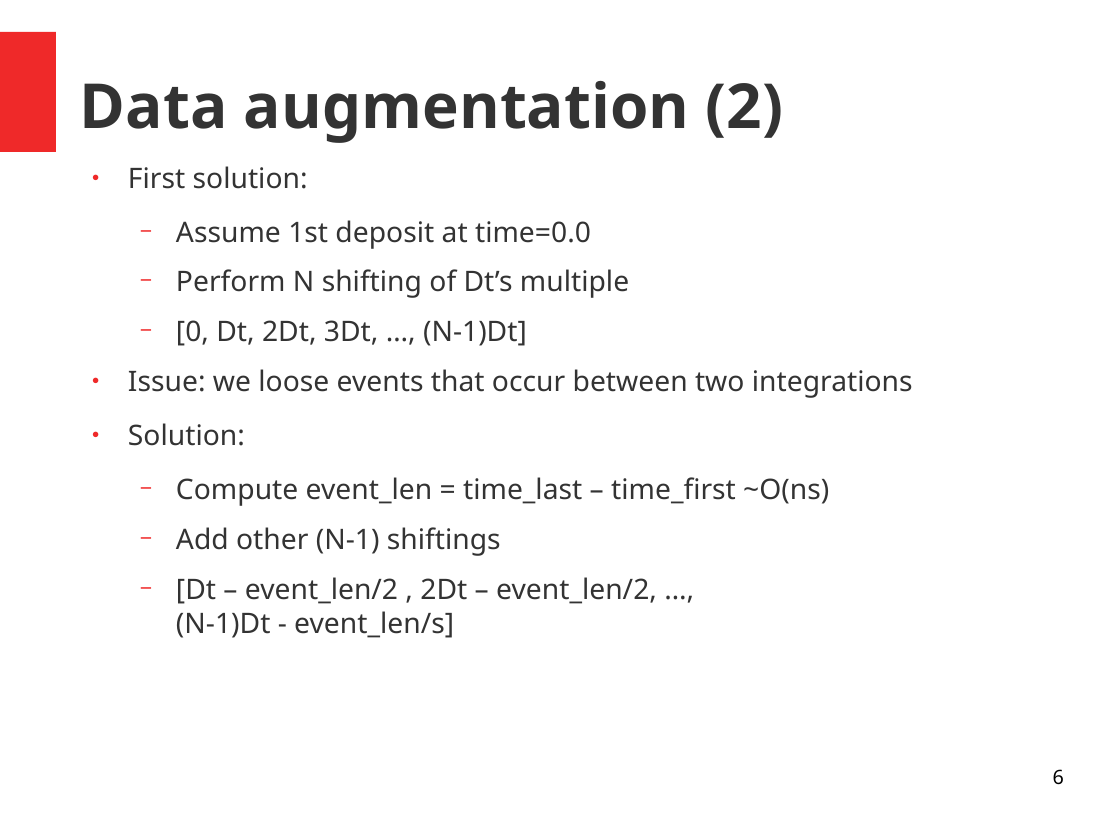
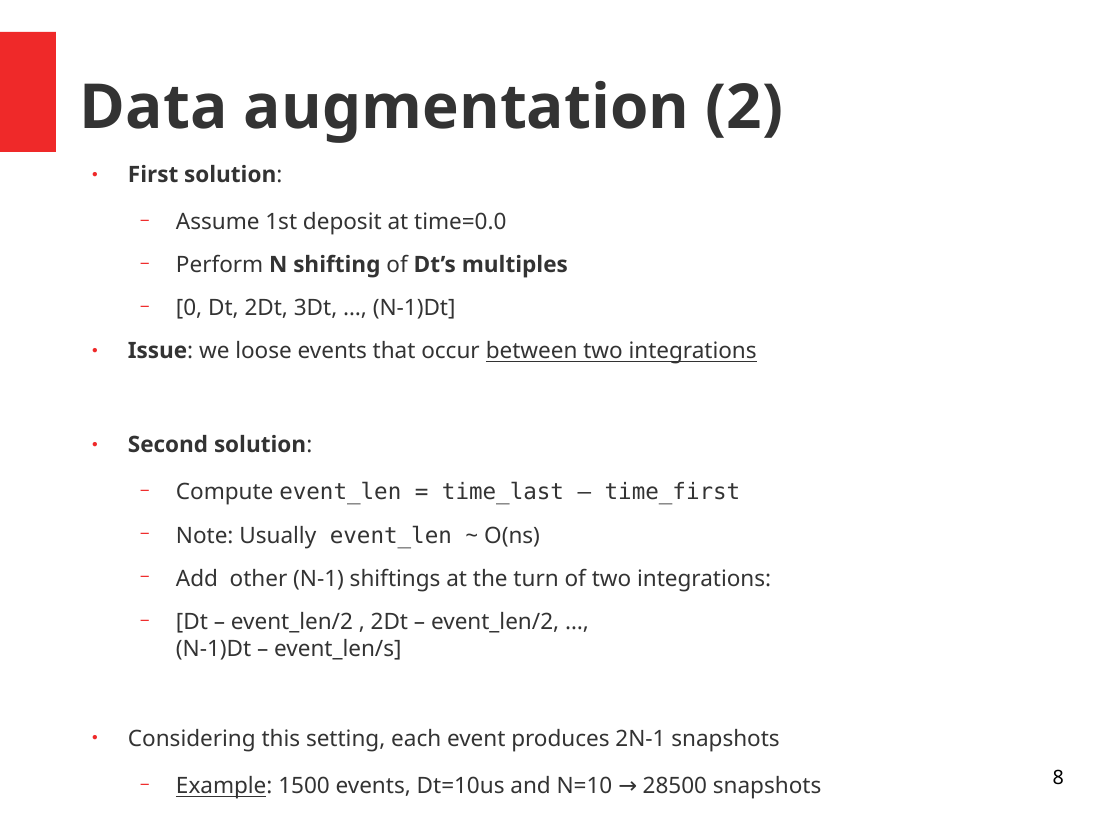
Before and after one commit to luigiberducci/ML4NP, a slide deck: slide 8 of Docs/meeting_ml4np_11mag2020.odp (slide 6 before the commit). Drawn at 1120x840 pixels with LibreOffice and Linux fonts; fonts in the diff are those of the drawing. Boxes give left, top, right and bottom in pixels: in the first picture for what was removed or moved away, otherwise in the second. Text is boxed around its words. In the diff, an @@ line names an element or a change of style, - is before the commit and + after.

```diff
--- a/Docs/meeting_ml4np_11mag2020.odp
+++ b/Docs/meeting_ml4np_11mag2020.odp
@@ text at bbox=[128, 165, 757, 364]: size 20 to 16 pt in "First solution:", "Assume 1st deposit at time=0.0", "[0, Dt, 2Dt, 3Dt, …, (N-1)Dt]", "Issue: we loose events that occur between ..."; bold on in "First solution:", "Issue:"; underline on in "between two integrations" @@
@@ text at bbox=[176, 254, 568, 278]: text changed; size 20 to 16 pt; bold on @@
-  − Perform N shifting of Dt’s multiple
+  − Perform N shifting of Dt’s multiples
@@ text at bbox=[128, 435, 821, 799]: text changed; size 20 to 16 pt @@
-● Solution:
-  − Compute event_len = time_last – time_first ~O(ns)
-  − Add other (N-1) shiftings
-  − [Dt – event_len/2 , 2Dt – event_len/2, …,
-    (N-1)Dt - event_len/s]
+● Second solution:
+  − Compute event_len = time_last – time_first
+  − Note: Usually event_len ~ O(ns)
+  − Add other (N-1) shiftings at the turn of two integrations:
+  − [Dt – event_len/2 , 2Dt – event_len/2, …,
+    (N-1)Dt – event_len/s]
+● Considering this setting, each event produces 2N-1 snapshots
+  − Example: 1500 events, Dt=10us and N=10 → 28500 snapshots
@@ page number at bbox=[1053, 769, 1064, 785]: text changed @@
-6
+8
```
Also in this commit, not shown: 4 other slides changed, 3 slides added, 8 slides removed.
